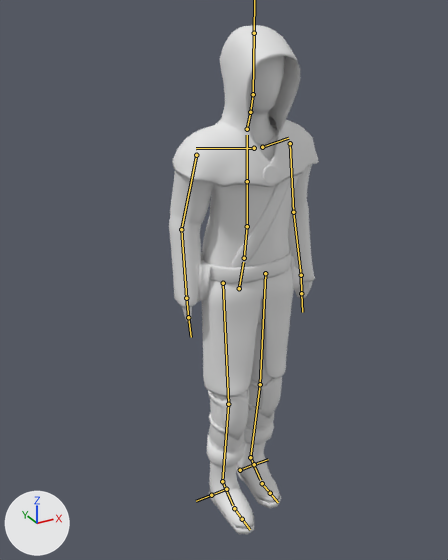
Two versions of the FBX model MastersOfMana/Assets/Models/SorcererRiggedFBX.fbx, one commit apart.
The view is the same before and after, from a camera (50 mm lens) standing at (-0.01163, -0.01931, 0.02057) and looking at (-0.00044, 0.00103, 0.0104). Arrows for +X, +Y and +Z are at lower left; the lights stay in place. Both versions are drawn at frame 5 of the action 'Rig|Hit_Big'; the numbers are the values there. The bones that bend it are drawn over the model as lines.

Objects in the first picture: 'BeltDecoration', 'Body', 'Jacket', 'Trousers'.
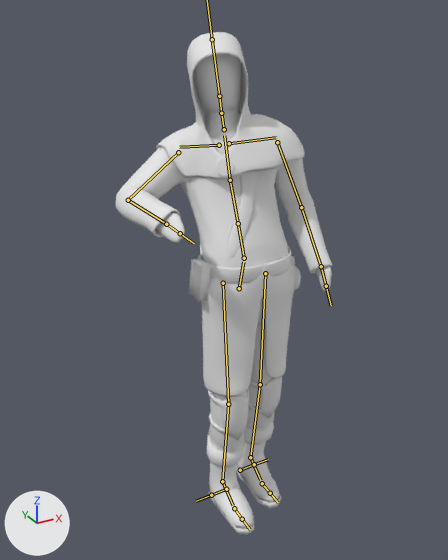
The change, as a diff of the scene's bpy script:
```diff
--- a/MastersOfMana/Assets/Models/SorcererRiggedFBX.fbx.py
+++ b/MastersOfMana/Assets/Models/SorcererRiggedFBX.fbx.py
@@ bone_spine_001 @@
 bone_spine_001 = bpy.data.objects['Rig'].pose.bones['spine.001']  # child of 'spine'
-bone_spine_001.rotation_quaternion = (1.0, 0.0, 0.0, 0.0)  # degrees (0, 0, 0)
+bone_spine_001.rotation_quaternion = (0.968, -0.25, 0.0, 0.0)  # degrees (-29, 0, 0)
@@ bone_spine_002 @@
 bone_spine_002 = bpy.data.objects['Rig'].pose.bones['spine.002']  # child of 'spine.001'
-bone_spine_002.rotation_quaternion = (1.0, 0.001, 0.0, 0.0)  # degrees (0, 0, 0)
+bone_spine_002.rotation_quaternion = (0.997, 0.054, -0.062, -0.013)  # degrees (6, -7, -2)
@@ bone_spine_003 @@
 bone_spine_003 = bpy.data.objects['Rig'].pose.bones['spine.003']  # child of 'spine.002'
-bone_spine_003.rotation_quaternion = (1.0, 0.0, 0.0, 0.0)  # degrees (0, 0, 0)
+bone_spine_003.rotation_quaternion = (0.97, 0.094, -0.221, -0.021)  # degrees (12, -25, -5)
@@ bone_spine_005 @@
 bone_spine_005 = bpy.data.objects['Rig'].pose.bones['spine.005']  # child of 'spine.004'
-bone_spine_005.rotation_quaternion = (1.0, 0.001, 0.002, 0.0)  # degrees (0, 0, 0)
+bone_spine_005.rotation_quaternion = (0.997, 0.024, 0.072, -0.006)  # degrees (3, 8, 0)
@@ bone_upper_arm_l @@
 bone_upper_arm_l = bpy.data.objects['Rig'].pose.bones['upper_arm.L']  # child of 'shoulder.L'
-bone_upper_arm_l.rotation_quaternion = (0.895, -0.007, -0.076, -0.439)  # degrees (3, -8, -52)
+bone_upper_arm_l.rotation_quaternion = (0.911, -0.122, -0.139, -0.368)  # degrees (-7, -20, -43)
@@ bone_forearm_l @@
 bone_forearm_l = bpy.data.objects['Rig'].pose.bones['forearm.L']  # child of 'upper_arm.L'
-bone_forearm_l.rotation_quaternion = (0.996, -0.051, 0.032, -0.061)  # degrees (-6, 3, -7)
+bone_forearm_l.rotation_quaternion = (0.975, 0.168, 0.016, -0.142)  # degrees (19, 5, -16)
@@ bone_shoulder_r @@
 bone_shoulder_r = bpy.data.objects['Rig'].pose.bones['shoulder.R']  # child of 'spine.003'
-bone_shoulder_r.rotation_quaternion = (0.999, 0.0, 0.0, 0.034)  # degrees (0, 0, 4)
+bone_shoulder_r.rotation_quaternion = (0.999, 0.018, 0.03, -0.032)  # degrees (2, 4, -4)
@@ bone_upper_arm_r @@
 bone_upper_arm_r = bpy.data.objects['Rig'].pose.bones['upper_arm.R']  # child of 'shoulder.R'
-bone_upper_arm_r.rotation_quaternion = (0.896, -0.058, 0.086, 0.432)  # degrees (-2, 12, 51)
+bone_upper_arm_r.rotation_quaternion = (0.901, 0.414, -0.109, 0.066)  # degrees (49, -15, 2)
@@ bone_forearm_r @@
 bone_forearm_r = bpy.data.objects['Rig'].pose.bones['forearm.R']  # child of 'upper_arm.R'
-bone_forearm_r.rotation_quaternion = (0.996, -0.04, -0.029, 0.07)  # degrees (-5, -3, 8)
+bone_forearm_r.rotation_quaternion = (0.856, 0.451, 0.01, 0.254)  # degrees (53, -12, 27)
```

Location of each change, (x1, y1, x2, y2) in pixels of the pictures (448 x 560 px):
'Jacket', posed (44% wider)
    before: (169, 25, 319, 397)
    after: (115, 32, 332, 397)
'Body', posed
    before: (182, 56, 313, 323)
    after: (156, 54, 332, 292)
bone 'spine.001', root to tip
    before: (244, 258) to (247, 226)
    after: (244, 258) to (238, 223)
bone 'spine.002', root to tip
    before: (247, 226) to (247, 181)
    after: (238, 223) to (230, 180)
bone 'spine.003', root to tip
    before: (247, 181) to (247, 135)
    after: (230, 180) to (224, 135)
bone 'spine.005', root to tip
    before: (250, 112) to (253, 94)
    after: (221, 113) to (219, 96)
bone 'upper_arm.L', root to tip
    before: (290, 143) to (293, 212)
    after: (277, 142) to (301, 207)
bone 'forearm.L', root to tip
    before: (293, 212) to (301, 275)
    after: (301, 207) to (321, 266)
bone 'shoulder.R', root to tip
    before: (254, 148) to (196, 148)
    after: (219, 145) to (179, 147)
bone 'upper_arm.R', root to tip
    before: (196, 155) to (181, 229)
    after: (178, 152) to (128, 200)
bone 'forearm.R', root to tip
    before: (181, 229) to (186, 298)
    after: (128, 200) to (166, 224)
